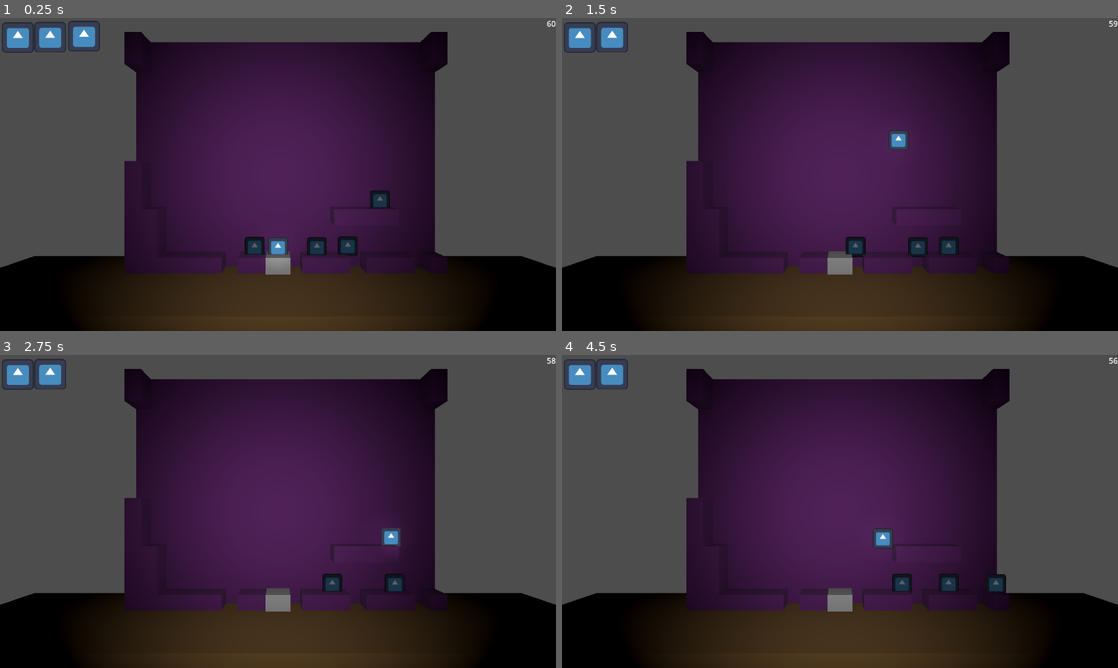
Above: before the commit, frames 1-4 (two rows, left to right).
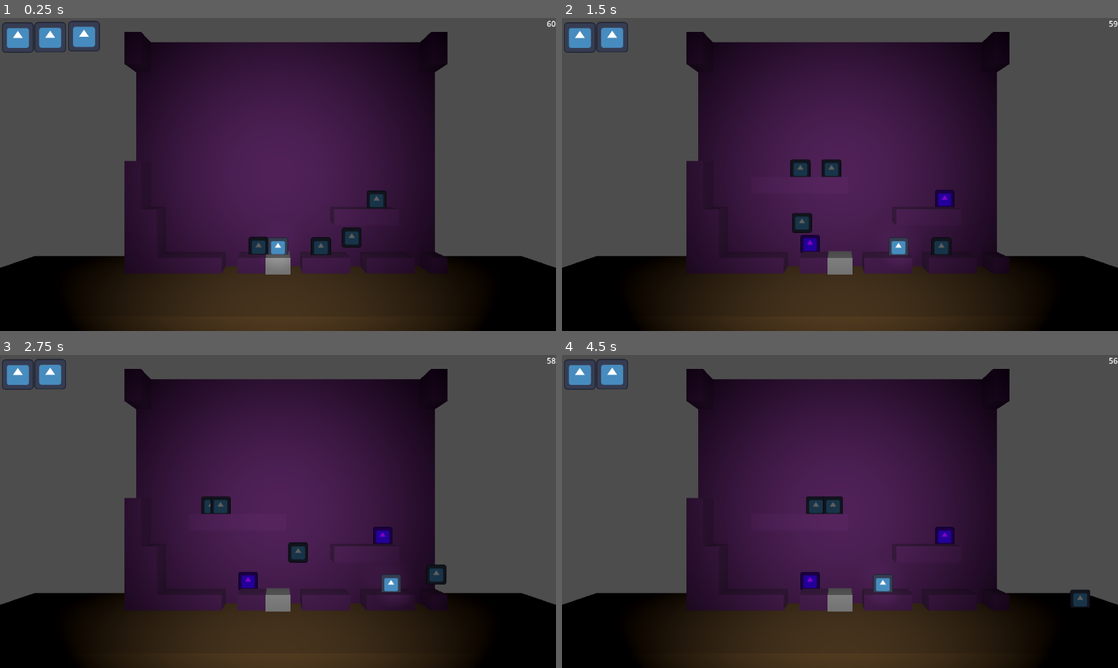
Above: after the commit, the same moments.

Repository: Dolphcode/ggj-2024
Game: Godot game, scene res://Scenes/game.tscn
Same seed, same stepped clock (60 frames per second), same inputs: the game is played once before the commit and once after it. The engine's default icon, where the game draws it, is replaced by a stand-in: a white triangle on a blue panel in a dark square.
Inputs:
- Up to frame 1 (0.25 s): no input
- Up to frame 2 (1.5 s): hold D (right) 0.53-1.28 s; tap Space (jump) at 0.77 s; hold Down (ui_down) from 1.28 s (still down)
- Up to frame 3 (2.75 s): tap Space (jump) at 1.52 s; release Down (ui_down) at 2.03 s; hold D (right) from 2.03 s (still down)
- Up to frame 4 (4.5 s): release D (right) at 2.78 s; hold Up (ui_up) 2.78-3.53 s; tap Space (jump) at 3.02, 3.77 s; hold A (left) from 3.53 s (still down)

The runs differ from the first frame. In frame 1, 0.7% of the frame differs, in the area x 44-71%, y 55-76%; in frame 2, 2.0%, in the area x 41-72%, y 35-77%; in frame 3, 1.6%; in frame 4, 1.9%.

Commit message:
Modified Parent_Enemy hitboxes

Diff:
--- a/Enemies/Scenes/parent_enemy.tscn
+++ b/Enemies/Scenes/parent_enemy.tscn
@@ -6,6 +6,7 @@
 [sub_resource type="BoxShape3D" id="BoxShape3D_vtjpb"]
 
 [sub_resource type="BoxShape3D" id="BoxShape3D_apsq5"]
+size = Vector3(1.19128, 3.93555, 1)
 
 [sub_resource type="SphereShape3D" id="SphereShape3D_ljpes"]
 radius = 0.31217
@@ -22,11 +23,12 @@
 shape = SubResource("BoxShape3D_vtjpb")
 
 [node name="Head" type="Area3D" parent="."]
+transform = Transform3D(1.21, 0, 0, 0, 1, 0, 0, 0, 1, 0.0192832, 0.0934927, -0.036335)
 collision_layer = 8
 collision_mask = 2
 
 [node name="HeadHurtBox" type="CollisionShape3D" parent="Head"]
-transform = Transform3D(0.8, 0, 0, 0, 0.1, 0, 0, 0, 1, 0, 0.645826, 0)
+transform = Transform3D(0.8, 0, 0, 0, 0.1, 0, 0, 0, 1, -0.0175293, 0.592945, 0)
 shape = SubResource("BoxShape3D_apsq5")
 
 [node name="Sprite3D" type="Sprite3D" parent="."]
@@ -55,6 +57,7 @@
 shape = SubResource("SphereShape3D_ljpes")
 
 [node name="HurtBox" type="Area3D" parent="." groups=["Enemy"]]
+transform = Transform3D(1, 0, 0, 0, 0.855013, 0, 0, 0, 0.673507, 0.0617486, -0.149289, 0)
 collision_layer = 4
 collision_mask = 2
 
--- a/Enemies/Scirpts/parent_enemy.gd
+++ b/Enemies/Scirpts/parent_enemy.gd
@@ -1,13 +1,14 @@
 class_name ParentEnemy
 extends CharacterBody3D
 
-const SPEED = 2.0
-const JUMP_VELOCITY = 4.5
+const SPEED = 3.0
+const JUMP_VELOCITY = 13.0
 
 @onready var detect_platform = $LedgeDetection
 @onready var detect_Jump = $JumpDetection
 @onready var detect_Wall = $WallDetection
 @onready var detect_leap = $LeapDetection
+var rand
 
 # For testing if a player has bopped this guy
 const PlayerClass = preload("res://Scripts/player.gd")
@@ -25,7 +26,7 @@
 
 # Called when the node enters the scene tree for the first time.
 func _ready():
-	pass # Replace with function body.
+	rand = randi_range(0, 9)
 
 
 # Called every frame. 'delta' is the elapsed time since the previous frame.
@@ -35,8 +36,10 @@
 		# if there is a block to jump to
 		if detect_leap.is_colliding():
 			jump = true
+		elif rand <= 4:
+			turn = true
 		else:
-			turn = true
+			turn = false
 	else:
 		turn = false
 
@@ -78,7 +81,7 @@
 
 func _on_head_body_entered(body):
 	print("Whoa")
-	if body is PlayerClass && body.velocity.y < 0:
+	if body is PlayerClass:
 		body.jump_force()
 		emit_signal("on_enemy_death", self)
 		queue_free() # Temporary
